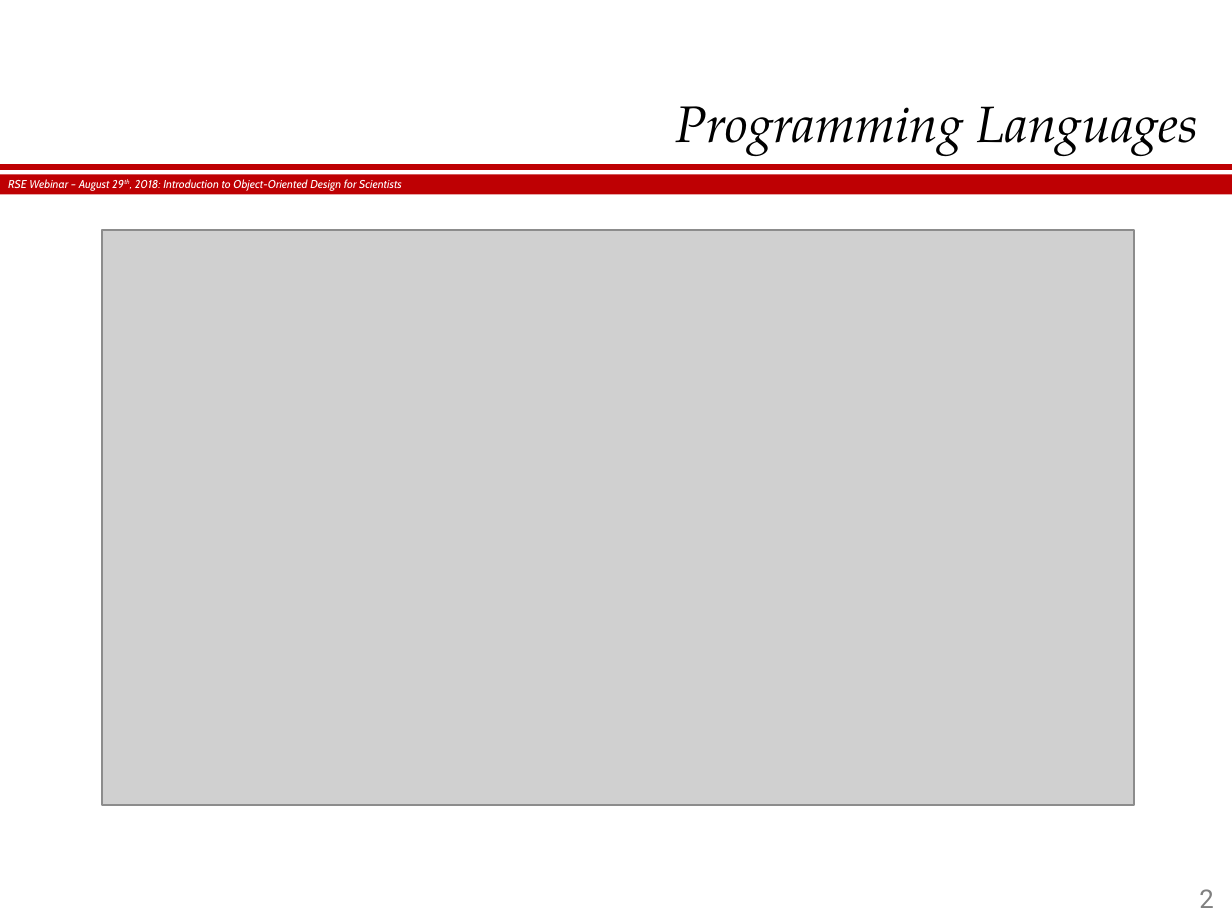
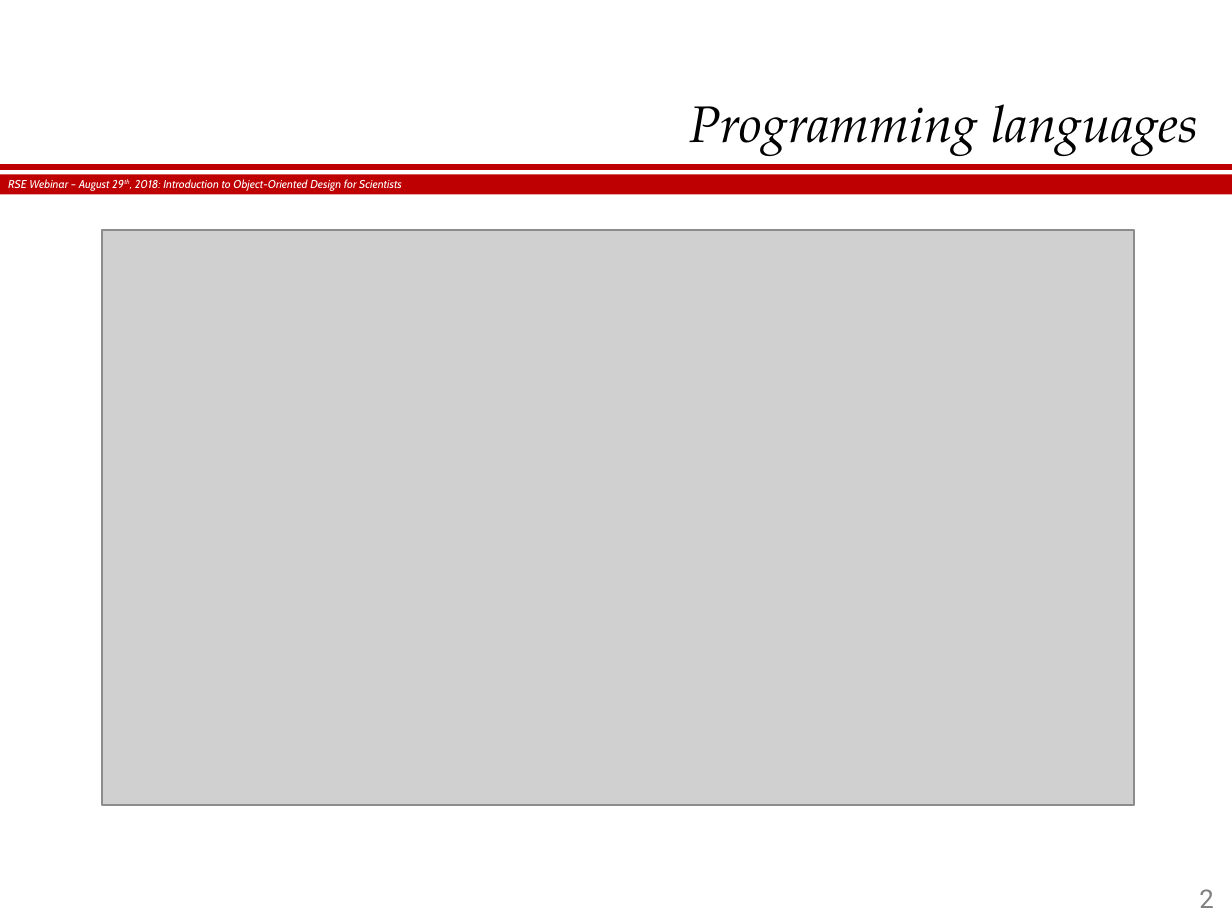
Before and after one commit to hergin/ObjectOrientedMethodology, a slide deck: slide 2 of RSE Webinar - 08.29.2018.pptx. Drawn at 1232x924 pixels with LibreOffice and Linux fonts; fonts in the diff are those of the drawing; grey boxes stand for pictures; background and template pictures are left out. Boxes give left, top, right and bottom in pixels: in the first picture for what was removed or moved away, otherwise in the second. Text is boxed around its words. In the diff, an @@ line names an element or a change of style, - is before the commit and + after.

```diff
--- a/RSE Webinar - 08.29.2018.pptx
+++ b/RSE Webinar - 08.29.2018.pptx
@@ title at [689,104,1198,156]: text changed @@
-Programming Languages
+Programming languages
```
Also in this commit, not shown: 7 other slides changed, 30 slides added, 4 other files.
